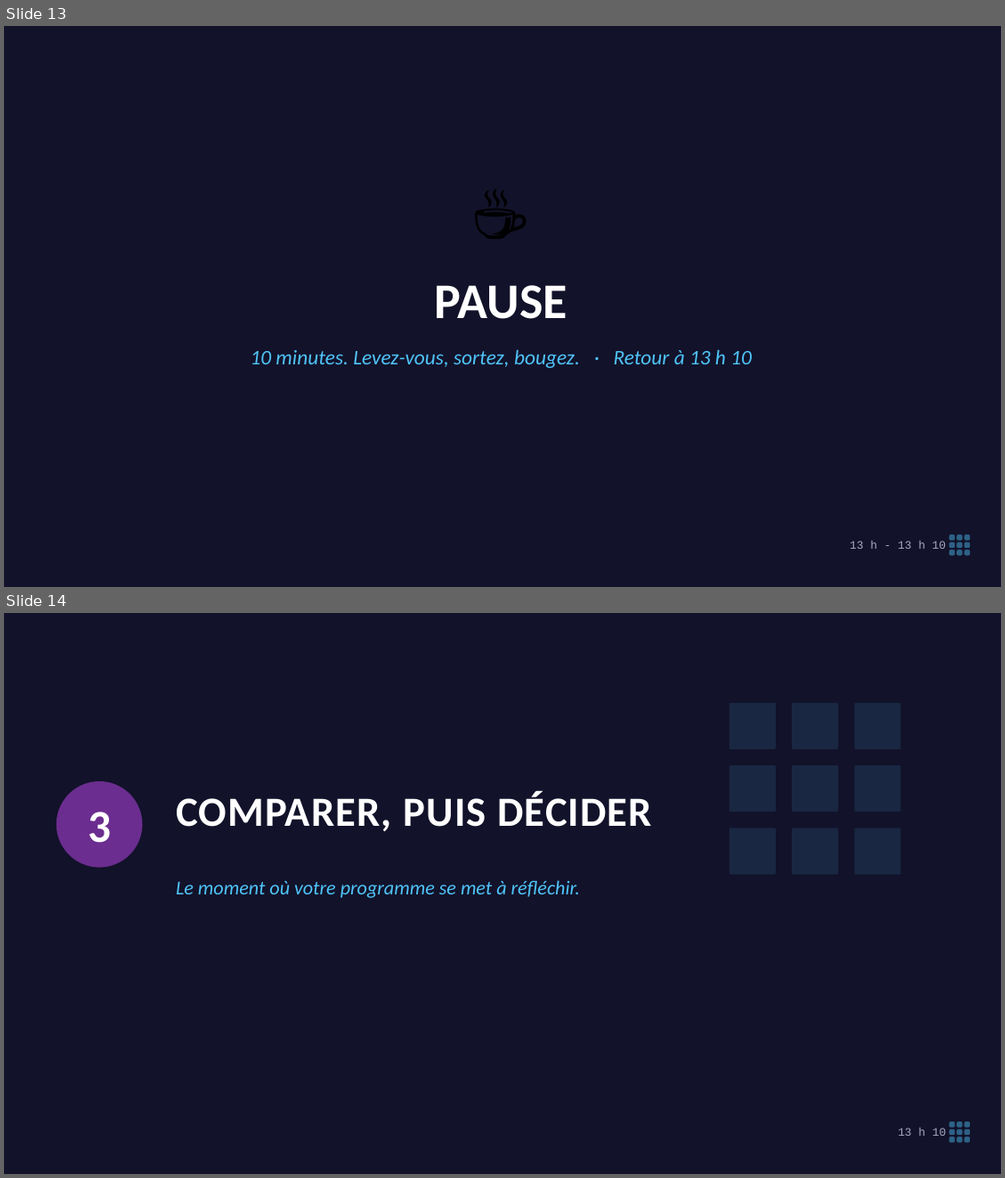
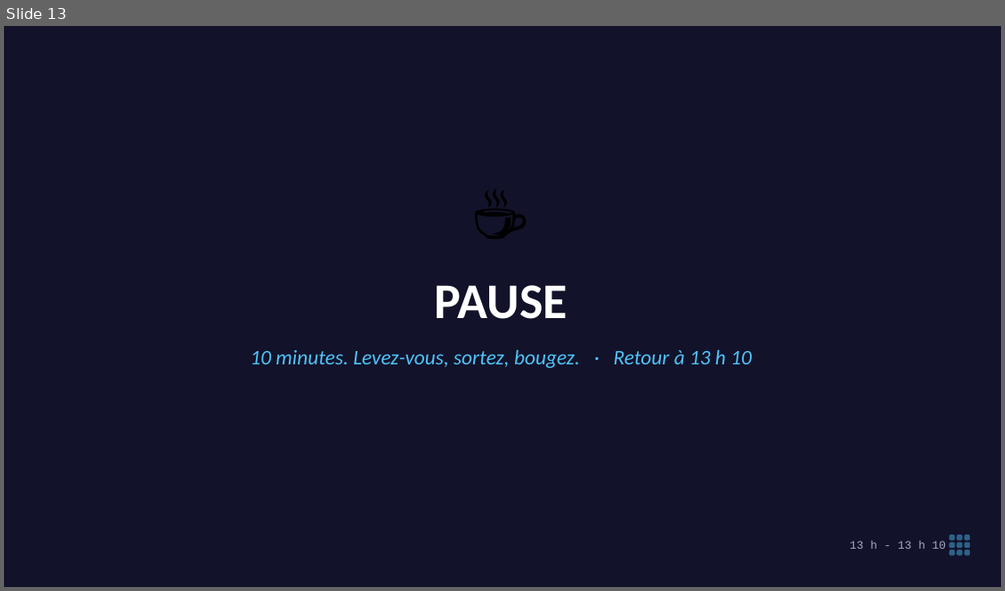
Before and after one commit to koffipierredamien/python-learning, a slide deck: 2-seances/S04-le-jeu-compte/a-projeter/seance-4-projection.pptx. Shown one above the other, each under a label of ours: slides 13 and 14 before the commit, slide 13 after it. The pictures are 1005x1178 and 1005x591 pixels, drawn with LibreOffice and Linux fonts; fonts in the diff are those of the drawing. Boxes give left, top, right and bottom in pixels: in the first picture for what was removed or moved away, otherwise in the second. Text is boxed around its words. In the diff, an @@ line names an element or a change of style, - is before the commit and + after.

```diff
--- a/2-seances/S04-le-jeu-compte/a-projeter/seance-4-projection.pptx
+++ b/2-seances/S04-le-jeu-compte/a-projeter/seance-4-projection.pptx
@@ slide 14 removed at (x1=4, y1=613, x2=1001, y2=1174), background #12122A @@
@@ rounded rectangle removed at (x1=729, y1=703, x2=776, y2=749) @@
@@ rounded rectangle removed at (x1=793, y1=703, x2=839, y2=749) @@
@@ rounded rectangle removed at (x1=854, y1=703, x2=900, y2=749) @@
@@ rounded rectangle removed at (x1=729, y1=765, x2=776, y2=811) @@
@@ rounded rectangle removed at (x1=793, y1=765, x2=839, y2=811) @@
@@ rounded rectangle removed at (x1=854, y1=765, x2=900, y2=811) @@
@@ ellipse removed at (x1=57, y1=781, x2=142, y2=868) @@
@@ text removed at (x1=176, y1=791, x2=651, y2=831) @@
-COMPARER, PUIS DÉCIDER
@@ text removed at (x1=88, y1=811, x2=111, y2=843) @@
-3
@@ rounded rectangle removed at (x1=729, y1=827, x2=776, y2=874) @@
@@ rounded rectangle removed at (x1=793, y1=827, x2=839, y2=874) @@
@@ rounded rectangle removed at (x1=854, y1=827, x2=900, y2=874) @@
@@ text removed at (x1=176, y1=880, x2=580, y2=898) @@
-Le moment où votre programme se met à réfléchir.
@@ text removed at (x1=898, y1=1127, x2=946, y2=1135) @@
-13 h 10
@@ rounded rectangle removed at (x1=949, y1=1121, x2=955, y2=1127) @@
@@ rounded rectangle removed at (x1=949, y1=1129, x2=955, y2=1135) @@
@@ rounded rectangle removed at (x1=949, y1=1136, x2=955, y2=1142) @@
@@ rounded rectangle removed at (x1=956, y1=1121, x2=962, y2=1127) @@
@@ rounded rectangle removed at (x1=956, y1=1129, x2=962, y2=1135) @@
@@ rounded rectangle removed at (x1=956, y1=1136, x2=962, y2=1142) @@
@@ rounded rectangle removed at (x1=964, y1=1121, x2=970, y2=1127) @@
@@ rounded rectangle removed at (x1=964, y1=1129, x2=970, y2=1135) @@
@@ rounded rectangle removed at (x1=964, y1=1136, x2=970, y2=1142) @@
```
Also in this commit, not shown: 3 slides changed, 2 slides added, 12 other files.
